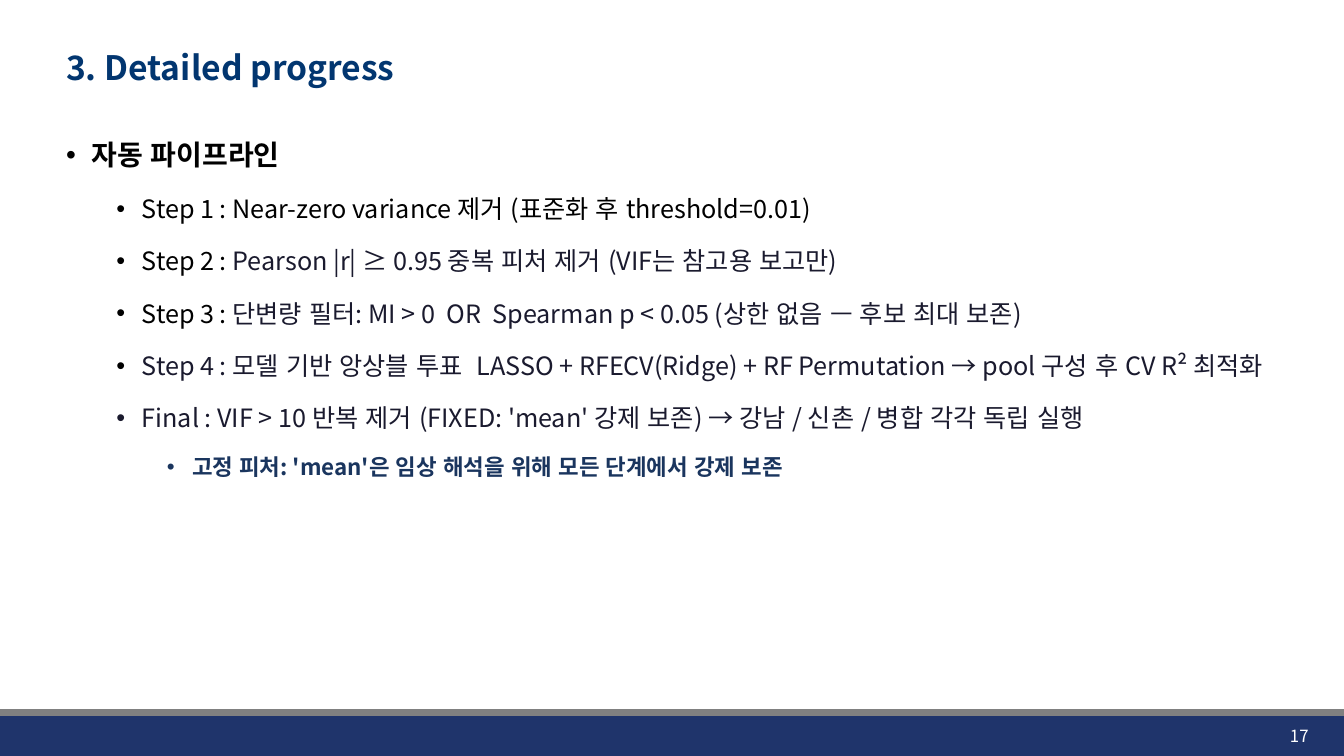
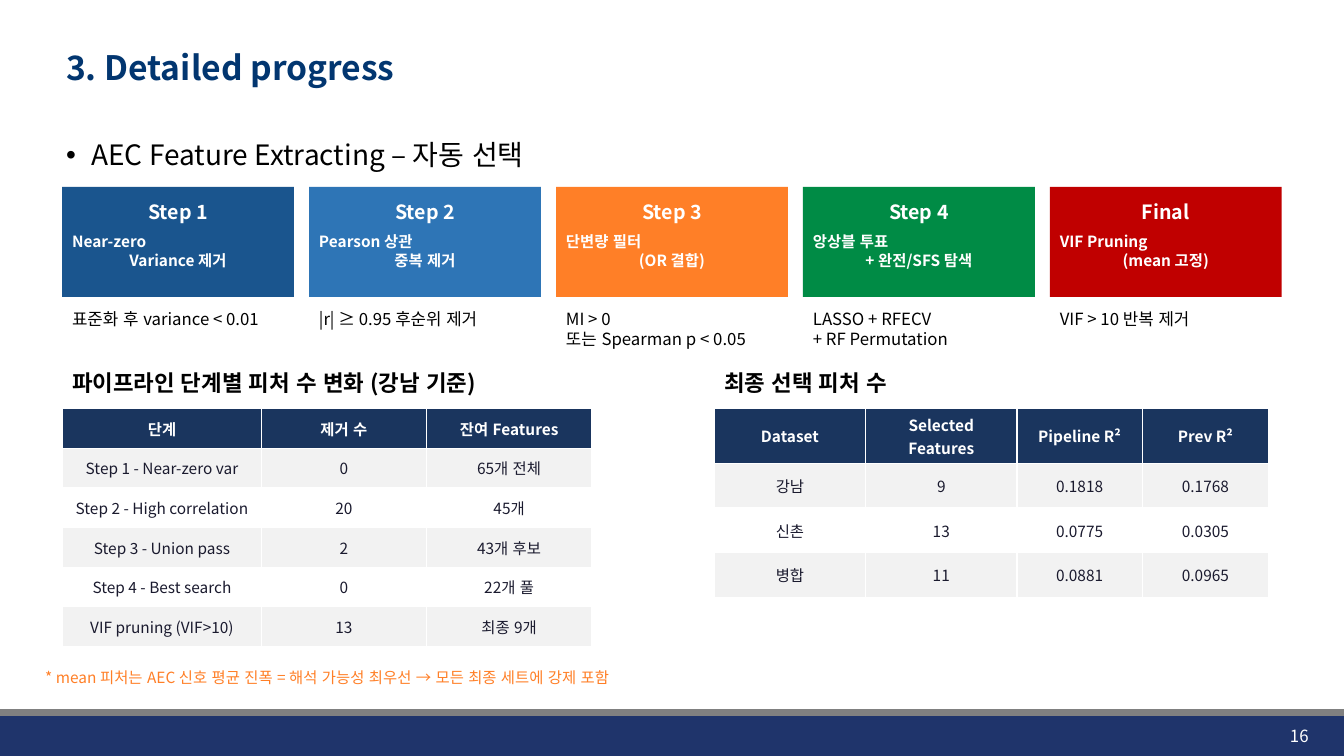
Before and after one commit to JHWannabe/2026-1_Study, a slide deck: slide 16 of 연구자료/260430_Linear_Logistic_Regression.pptx (slide 17 before the commit). Drawn at 1344x756 pixels with LibreOffice and Linux fonts; fonts in the diff are those of the drawing; background and template pictures are left out. Boxes give left, top, right and bottom in pixels: in the first picture for what was removed or moved away, otherwise in the second. Text is boxed around its words. In the diff, an @@ line names an element or a change of style, - is before the commit and + after.

```diff
--- a/연구자료/260430_Linear_Logistic_Regression.pptx
+++ b/연구자료/260430_Linear_Logistic_Regression.pptx
@@ text at box(91, 141, 524, 172): text changed; size 18 to 20 pt; text colour #1A1A2E to #000000 @@
-• 자동 파이프라인
-  • Step 1 : Near-zero variance 제거 (표준화 후 threshold=0.01)
-  • Step 2 : Pearson |r| ≥ 0.95 중복 피처 제거 (VIF는 참고용 보고만)
-  • Step 3 : 단변량 필터: MI > 0 OR Spearman p < 0.05 (상한 없음 — 후보 최대 보존)
-  • Step 4 : 모델 기반 앙상블 투표 LASSO + RFECV(Ridge) + RF Permutation → pool 구성 후 CV R² 최적화
-    Final : VIF > 10 반복 제거 (FIXED: 'mean' 강제 보존) → 강남 / 신촌 / 병합 각각 독립 실행
-    • 고정 피처: 'mean'은 임상 해석을 위해 모든 단계에서 강제 보존
+• AEC Feature Extracting – 자동 선택
@@ group added at box(63, 187, 1282, 296): 14 texts, 5 rectangles @@
+Step 1
+Near-zero
+Variance 제거
+→
+Step 2
+Pearson 상관
+중복 제거
+→
+Step 3
+단변량 필터
+(OR 결합)
+→
+Step 4
+앙상블 투표
++ 완전/SFS 탐색
+→
+Final
+VIF Pruning
+(mean 고정)
@@ group added at box(72, 311, 1190, 349): 5 texts @@
+표준화 후 variance < 0.01
+|r| ≥ 0.95 후순위 제거
+MI > 0
+또는 Spearman p < 0.05
+LASSO + RFECV
++ RF Permutation
+VIF > 10 반복 제거
@@ text added at box(72, 372, 476, 396), 16 pt, text #000000, bold @@
+파이프라인 단계별 피처 수 변화 (강남 기준)
@@ text added at box(724, 372, 887, 393), 16 pt, text #000000, bold @@
+최종 선택 피처 수
@@ table added at box(63, 408, 592, 646), 6 rows, 3 columns @@
+단계 | 제거 수 | 잔여 Features
+Step 1 - Near-zero var | 0 | 65개 전체
+Step 2 - High correlation | 20 | 45개
+Step 3 - Union pass | 2 | 43개 후보
+Step 4 - Best search | 0 | 22개 풀
+VIF pruning (VIF>10) | 13 | 최종 9개
@@ table added at box(715, 408, 1268, 586), 4 rows, 4 columns @@
+Dataset | Selected Features | Pipeline R² | Prev R²
+강남 | 9 | 0.1818 | 0.1768
+신촌 | 13 | 0.0775 | 0.0305
+병합 | 11 | 0.0881 | 0.0965
@@ text added at box(56, 670, 609, 685), 11 pt, text #FF7F27 @@
+* mean 피처는 AEC 신호 평균 진폭 = 해석 가능성 최우선 → 모든 최종 세트에 강제 포함
@@ page number at box(1290, 729, 1309, 742): text changed @@
-17
+16
```
Also in this commit, not shown: 7 other slides changed, 9 slides removed, 4 other files.
